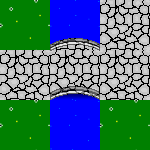
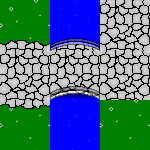
Before/after of a (150, 150) layered artwork. What changed in the layer stack:
added layer "top border" above "bottom border" over [0, 40, 50, 101]
added layer "bottom border" above "lighting" over [0, 100, 50, 109]
renamed "top handrail stone" to "lighting", hid it, opacity 100% → 34%, blend normal → linear light, moved it above "posts", painted on it over [0, 38, 100, 109]
showed "Layer 2" over [52, 44, 99, 49]
